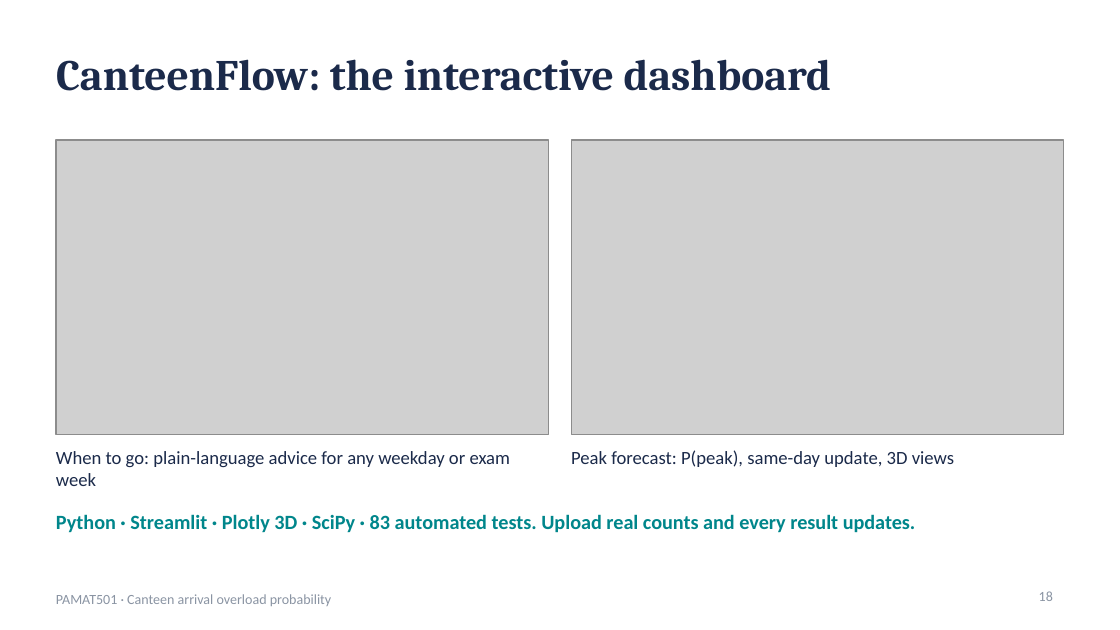
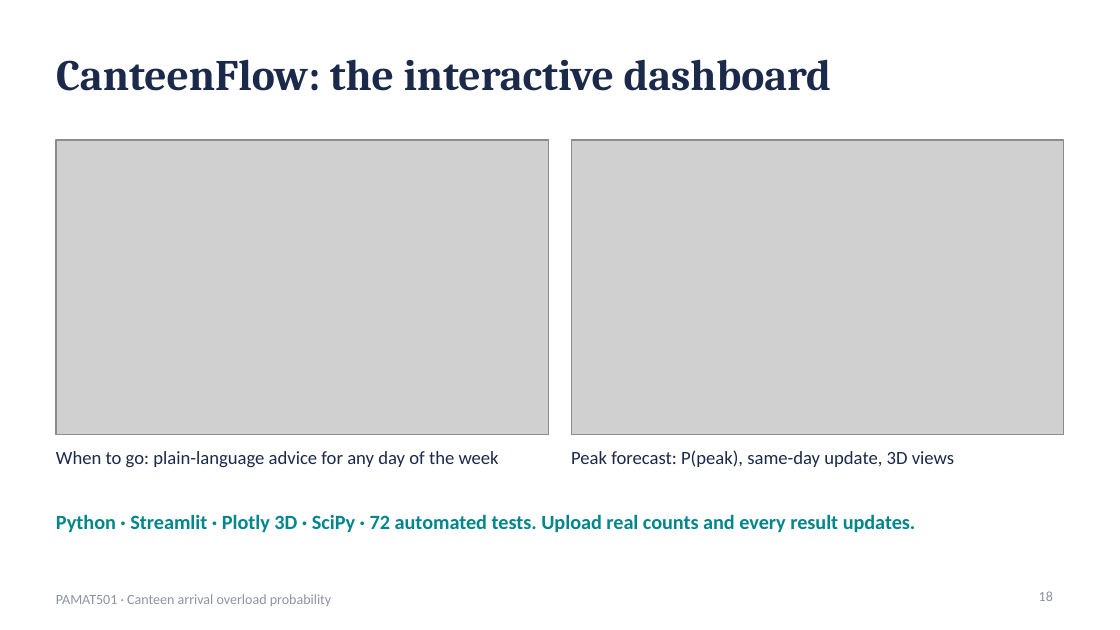
Before and after one commit to FarazAkhtarKhan/CanteenFlow, a slide deck: slide 18 of presentation/canteenflow_presentation.pptx. Drawn at 1120x630 pixels with LibreOffice and Linux fonts; fonts in the diff are those of the drawing; grey boxes stand for pictures. Boxes give left, top, right and bottom in pixels: in the first picture for what was removed or moved away, otherwise in the second. Text is boxed around its words. In the diff, an @@ line names an element or a change of style, - is before the commit and + after.

```diff
--- a/presentation/canteenflow_presentation.pptx
+++ b/presentation/canteenflow_presentation.pptx
@@ text at [56,451,499,467]: text changed @@
-When to go: plain-language advice for any weekday or exam week
+When to go: plain-language advice for any day of the week
@@ text at [56,514,916,533]: text changed @@
-Python · Streamlit · Plotly 3D · SciPy · 83 automated tests. Upload real counts and every result updates.
+Python · Streamlit · Plotly 3D · SciPy · 72 automated tests. Upload real counts and every result updates.
```
Also in this commit, not shown: 14 other slides changed, 28 other files.
